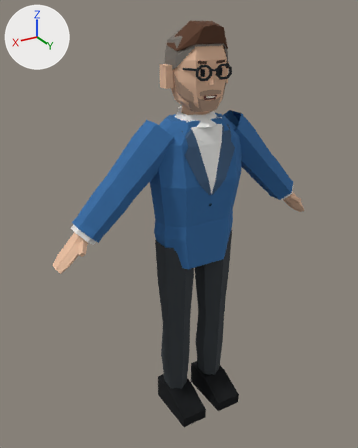
A saved change to the Blender file characters/glasses_ceo/glasses_ceo.blend.
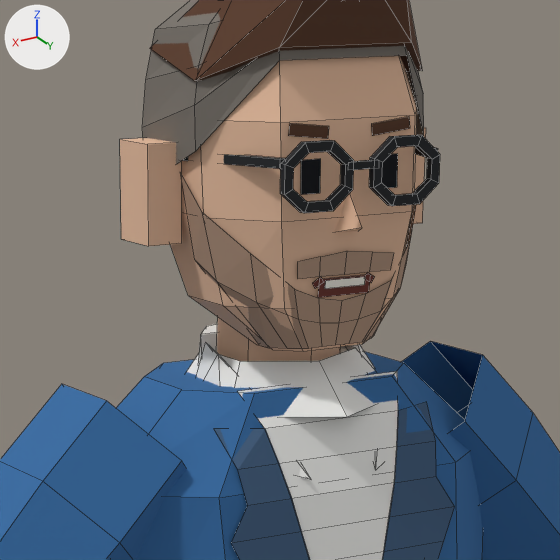
There are two pictures of each version: one whole from a 50 mm lens placed at (1.108, 1.711, 1.828), pointed at (0.062, -0.032, 0.957), one close up on the part from 37% to 72% of the width and 7% to 36% of the height. The lights are fixed; the arrows at upper left show +X, +Y and +Z. The older version's two pictures come first. The close-ups show mesh edges as thin lines.

Names of what the first close-up shows: 'glasses_ceo'.
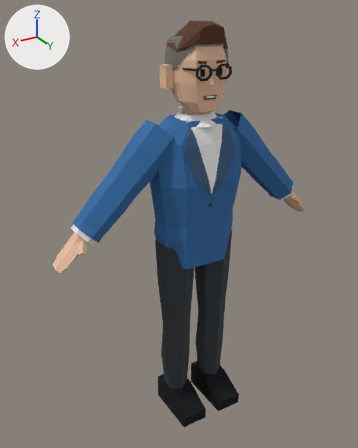
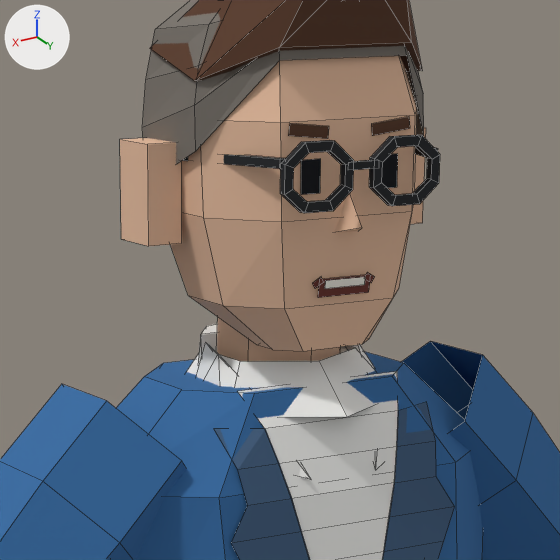
Boxes [x1, y1, x2, y2] around the edits, measured in the close-ups (560 x 560 px):
```json
{"part": 1, "of": "me_glasses_ceo", "change": "deleted", "before": [180, 172, 416, 348], "on screen": "brown"}
{"part": 2, "of": "me_glasses_ceo", "change": "cut back", "before": [298, 251, 394, 298], "after": [313, 272, 375, 298]}
```

Scene script edits in JSON lines:
```json
{"block": "me_glasses_ceo", "where": "# used by ob_glasses_ceo; location = (0.0, 0.0, 0.0)"}
{"block": "me_glasses_ceo", "where": "# verts and faces of me_glasses_ceo; kept vertices keep their numbers, new ones are numbered from 765"}
{"block": "me_glasses_ceo", "where": "# before: 378 (0.05, 0.1, 1.53) at pixel (297, 278), 379 (0.03, 0.1, 1.53) at pixel (319, 276), 380 (0.03, 0.1, 1.55) at pixel (320, 256), 381 (0.05, 0.1, 1.55) at pixel (297, 261), 382 (0.0, 0.1, 1.53) at pixel (344, 274)"}
{"block": "me_glasses_ceo", "where": "# before: 383 (0.0, 0.1, 1.55) at pixel (347, 250), 384 (-0.03, 0.1, 1.53) at pixel (369, 271), 385 (-0.03, 0.1, 1.55) at pixel (372, 251), 386 (-0.05, 0.1, 1.53) at pixel (390, 269), 387 (-0.05, 0.1, 1.55) at pixel (394, 252)"}
{"block": "me_glasses_ceo", "where": "# before: 388 (-0.03, 0.1, 1.51) at pixel (368, 292), 389 (-0.03, 0.1, 1.53) at pixel (370, 274), 390 (0.03, 0.1, 1.53) at pixel (319, 279), 391 (0.03, 0.1, 1.51) at pixel (317, 297), 396 (0.02, 0.1, 1.53) at pixel (323, 282)"}
{"block": "me_glasses_ceo", "where": "# before: 397 (0.02, 0.1, 1.53) at pixel (321, 276), 398 (0.03, 0.1, 1.53) at pixel (312, 283), 399 (0.03, 0.1, 1.52) at pixel (314, 288), 400 (-0.03, 0.1, 1.52) at pixel (371, 283), 401 (-0.03, 0.1, 1.53) at pixel (374, 276)"}
{"block": "me_glasses_ceo", "where": "# before: 402 (-0.02, 0.1, 1.53) at pixel (367, 272), 403 (-0.02, 0.1, 1.53)"}
{"op": "remove", "block": "me_glasses_ceo", "code": "me_glasses_ceo.from_pydata(...)  # 765 vertices, 571 faces; spans x -0.65..0.65, y -0.11..0.18, z 0.0..1.79"}
{"op": "add", "block": "me_glasses_ceo", "code": "me_glasses_ceo.from_pydata(...)  # 722 vertices, 547 faces; spans x -0.65..0.65, y -0.11..0.18, z 0.0..1.79"}
{"block": "me_glasses_ceo", "change": "me_glasses_ceo part 1: the loose piece of 33 vertices spanning x -0.12..0.12, y 0.01..0.1, z 1.47..1.62 is deleted"}
{"block": "me_glasses_ceo", "change": "me_glasses_ceo part 2"}
{"op": "add", "block": "me_glasses_ceo", "code": "delete_vertices([378, *range(380, 384), 385, 386, 387, 398, 401])  # with the faces that use them"}
{"op": "add", "block": "me_glasses_ceo", "code": "delete_faces([(388, 389, 390, 391)])"}
{"op": "add", "block": "me_glasses_ceo", "code": "faces += [(379, 391, 388, 384), (390, 399, 396, 397), (389, 402, 403, 400)]"}
```
